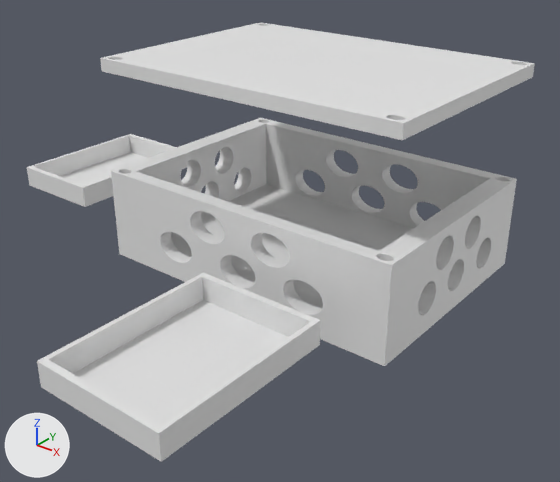
The Blender file 3D Models/Caixa Esp32/Caixa completa.blend as it was, and as the next commit left it.
Both versions are drawn from a 50 mm camera at (0.028, -0.402, 0.159) aimed at (-0.151, -0.178, 0.019). The lights are fixed; the arrows at lower left show +X, +Y and +Z.

Objects in the first picture: 'Berço placa', 'Berço reles', 'Caixa_Sem_tampa', 'tampa'.
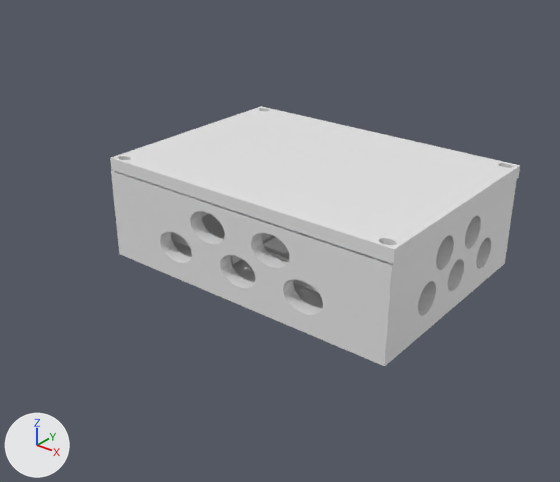
Where the newer file only moved an object's origin or applied its transform, the numbers keep the older frame.

Where the change shows, as pixel boxes [x1, y1, x2, y2] in the pictures (560 x 482 px):
'tampa', moved: before [100, 22, 535, 140]; after [110, 106, 520, 264]
'Berço reles', moved: before [37, 272, 321, 462]; after [262, 236, 317, 292]
'Berço placa', moved: before [27, 134, 187, 207]; after [171, 211, 273, 264]

What the commit changed:
Object 'tampa' (ob_tampa) moves from (-0.1536, -0.1528, 0.0831) to (-0.1536, -0.1528, 0.0408).
Object 'Berço placa' (ob_berço_placa) moves from (-0.284, -0.156, 0.0092) to (-0.1882, -0.156, 0.0092).
Object 'Berço reles' (ob_berço_reles) moves from (-0.1298, -0.2543, 0.0089) to (-0.1298, -0.1502, 0.0089).
